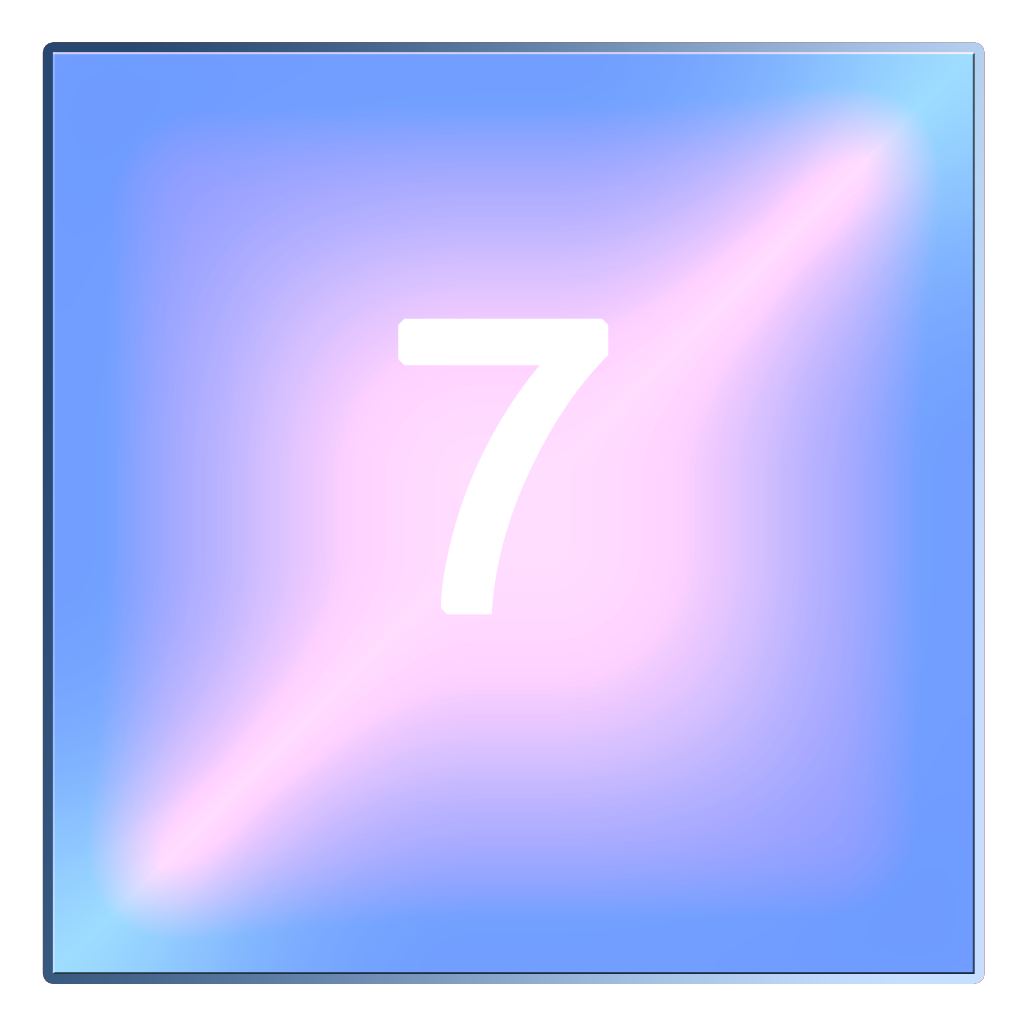
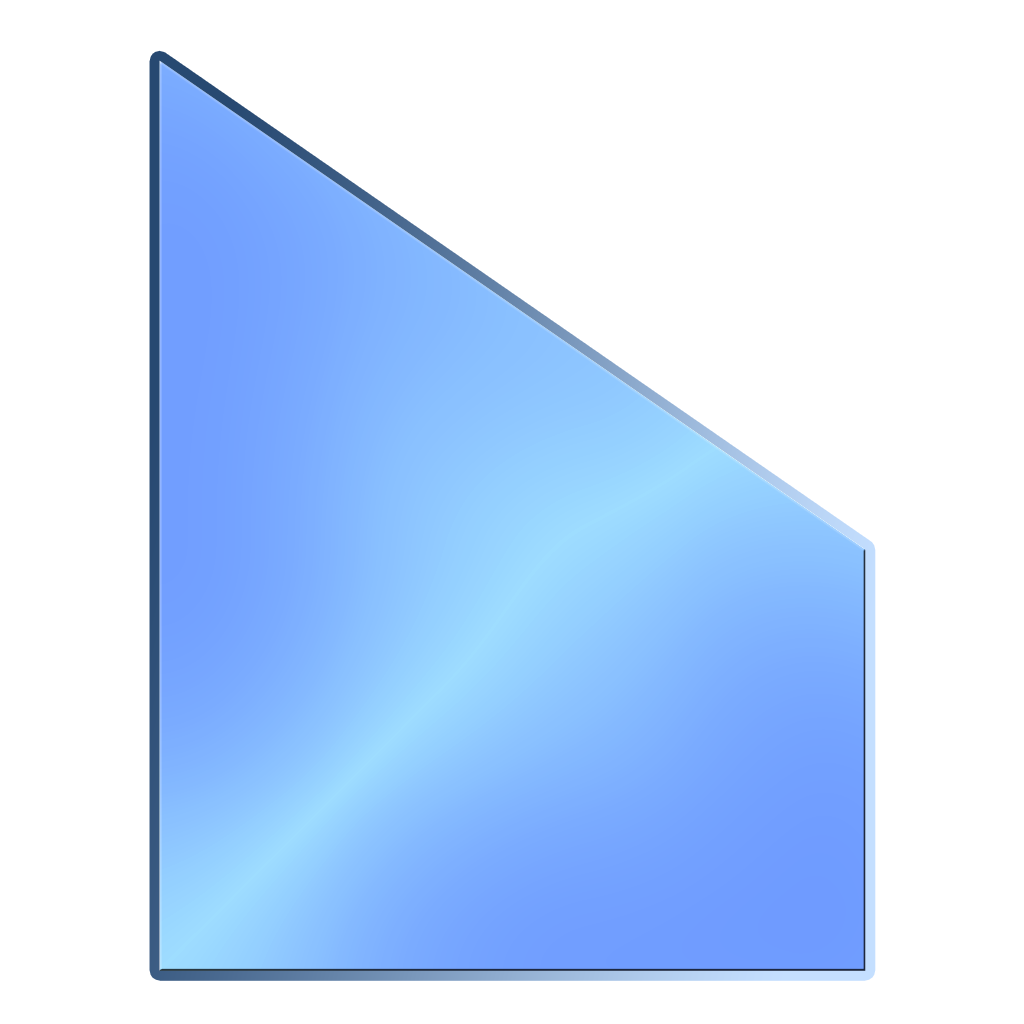
Layers edited between the first and the second w=1024, h=1024 image:
removed layer "7" over [398, 318, 609, 615]
removed layer "Shape 2 copy" (was overlay) over [52, 52, 975, 974]
removed layer "Shape 2" (was luminosity) over [52, 52, 975, 974]
added layer "Shape 5 copy 2" (overlay) above "Shape 5 copy" over [159, 60, 866, 971]
added layer "Shape 5" above "Layer 0" over [159, 60, 866, 971]
hid "Layer 0" over [52, 52, 976, 976]
